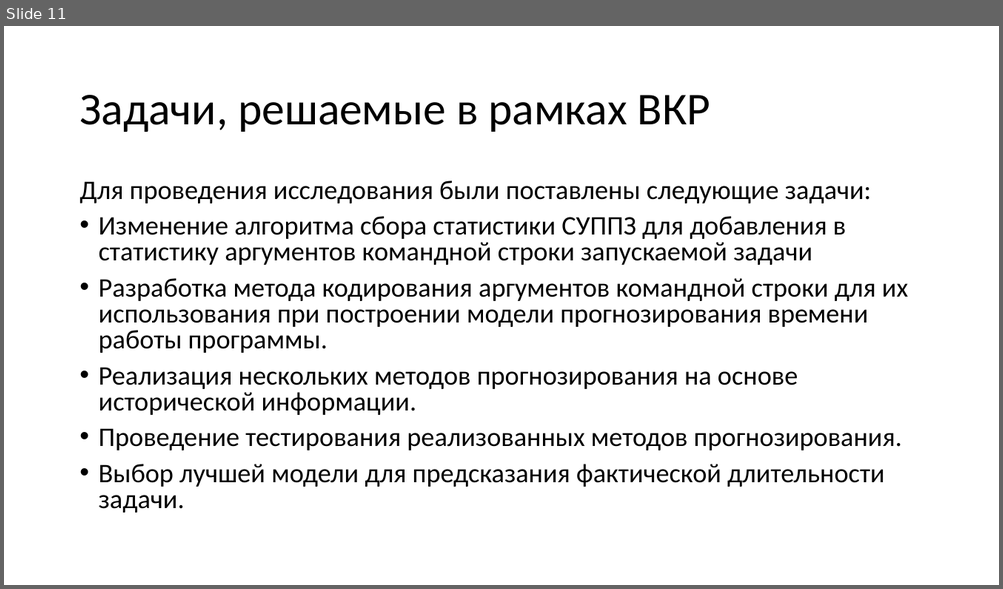
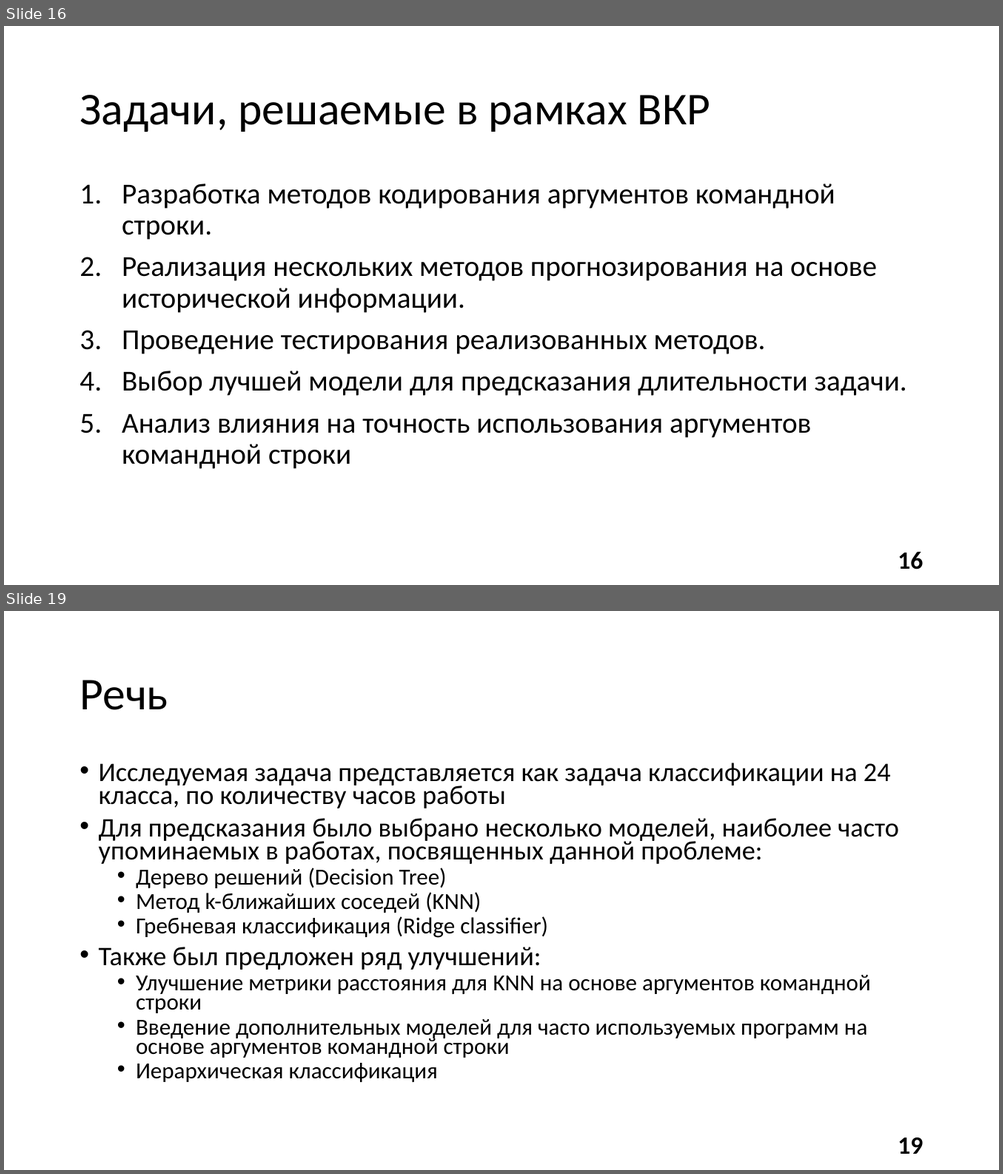
Before and after one commit to alexmeshr/task_time_prediction, a slide deck: presentation.pptx. Shown one above the other, each under a label of ours: slide 11 before the commit, slides 16 and 19 after it; the slides between them are not shown. The pictures are 1003x589 and 1003x1174 pixels, drawn with LibreOffice and Linux fonts; fonts in the diff are those of the drawing. Boxes give left, top, right and bottom in pixels: in the first picture for what was removed or moved away, otherwise in the second. Text is boxed around its words. In the diff, an @@ line names an element or a change of style, - is before the commit and + after.

```diff
--- a/presentation.pptx
+++ b/presentation.pptx
@@ slide 19 added at [4,611,999,1170], background #FFFFFF @@
@@ title added at [79,680,168,710], 44 pt, text #000000 @@
+Речь
@@ text added at [99,763,898,1082], 22.2 pt, text #000000 @@
+• Исследуемая задача представляется как задача классификации на 24 класса, по количеству часов работы
+• Для предсказания было выбрано несколько моделей, наиболее часто упоминаемых в работах, посвященных данной проблеме:
+  • Дерево решений (Decision Tree)
+  • Метод k-ближайших cоcедей (KNN)
+  • Гребневая классификация (Ridge сlassifier)
+• Также был предложен ряд улучшений:
+  • Улучшение метрики расстояния для KNN на основе аргументов командной строки
+  • Введение дополнительных моделей для часто используемых программ на основе аргументов командной строки
+  • Иерархическая классификация
@@ page number added at [897,1138,922,1154], 24 pt, text #000000, bold @@
+19
@@ what was slide 11 is now slide 16 @@
@@ slide 16 changed as well @@
@@ text at [122,184,835,240]: text changed; size 25.9 to 28 pt @@
-Для проведения исследования были поставлены следующие задачи:
-• Изменение алгоритма сбора статистики СУППЗ для добавления в статистику аргументов командной строки запускаемой задачи
-• Разработка метода кодирования аргументов командной строки для их использования при построении модели прогнозирования времени работы программы.
+1. Разработка методов кодирования аргументов командной строки.
@@ text at [122,258,876,313]: size 25.9 to 28 pt in "Реализация нескольких методов прогнозирования на основе исто ..."; bullet • to 1.; line spacing 0.8 to 0.9 @@
@@ text at [122,331,907,469]: text changed; size 25.9 to 28 pt @@
-• Проведение тестирования реализованных методов прогнозирования.
-• Выбор лучшей модели для предсказания фактической длительности задачи.
+3. Проведение тестирования реализованных методов.
+4. Выбор лучшей модели для предсказания длительности задачи.
+5. Анализ влияния на точность использования аргументов командной строки
@@ page number added at [897,552,922,570], 24 pt, text #000000, bold @@
+16
```
Also in this commit, not shown: 7 other slides changed, 19 other slides added, 3 slides removed, 11 other files.
